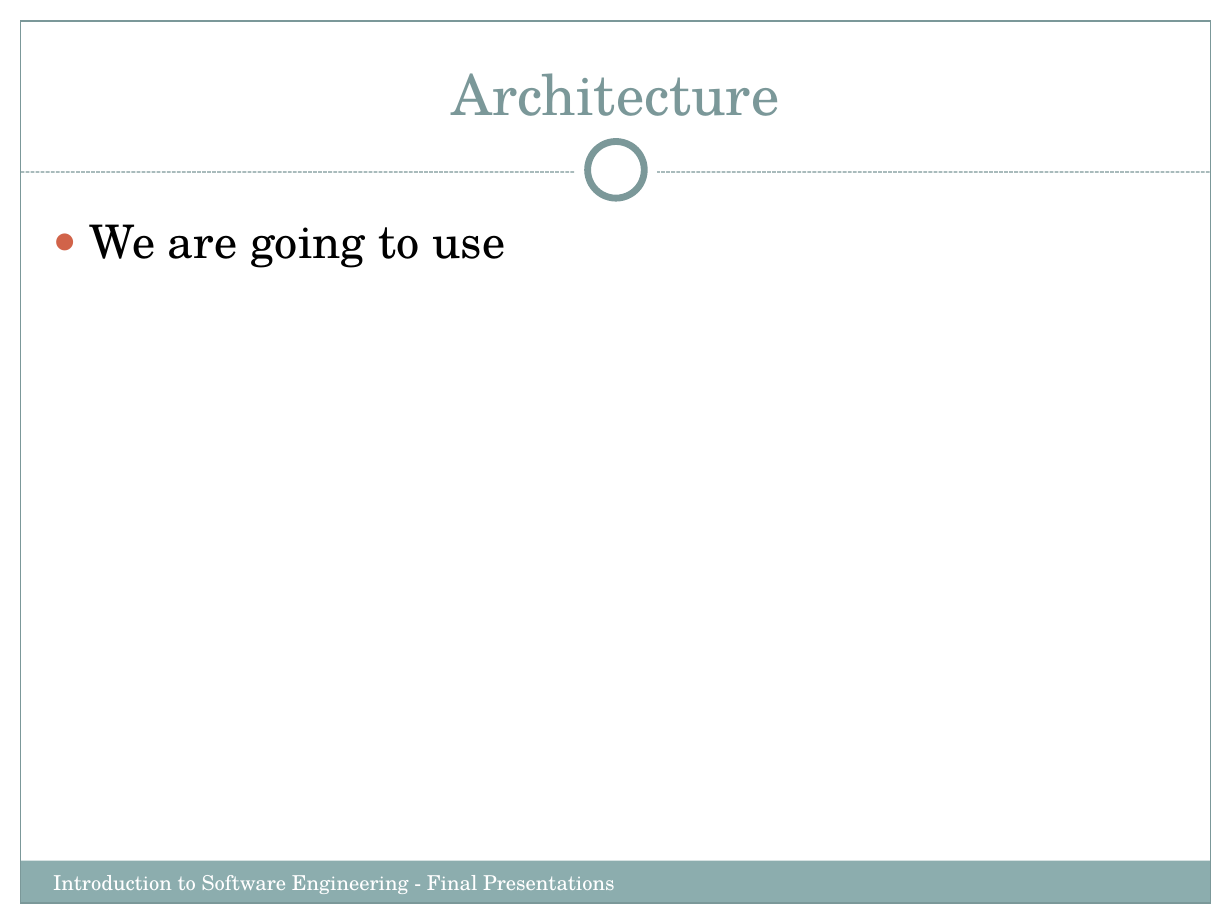
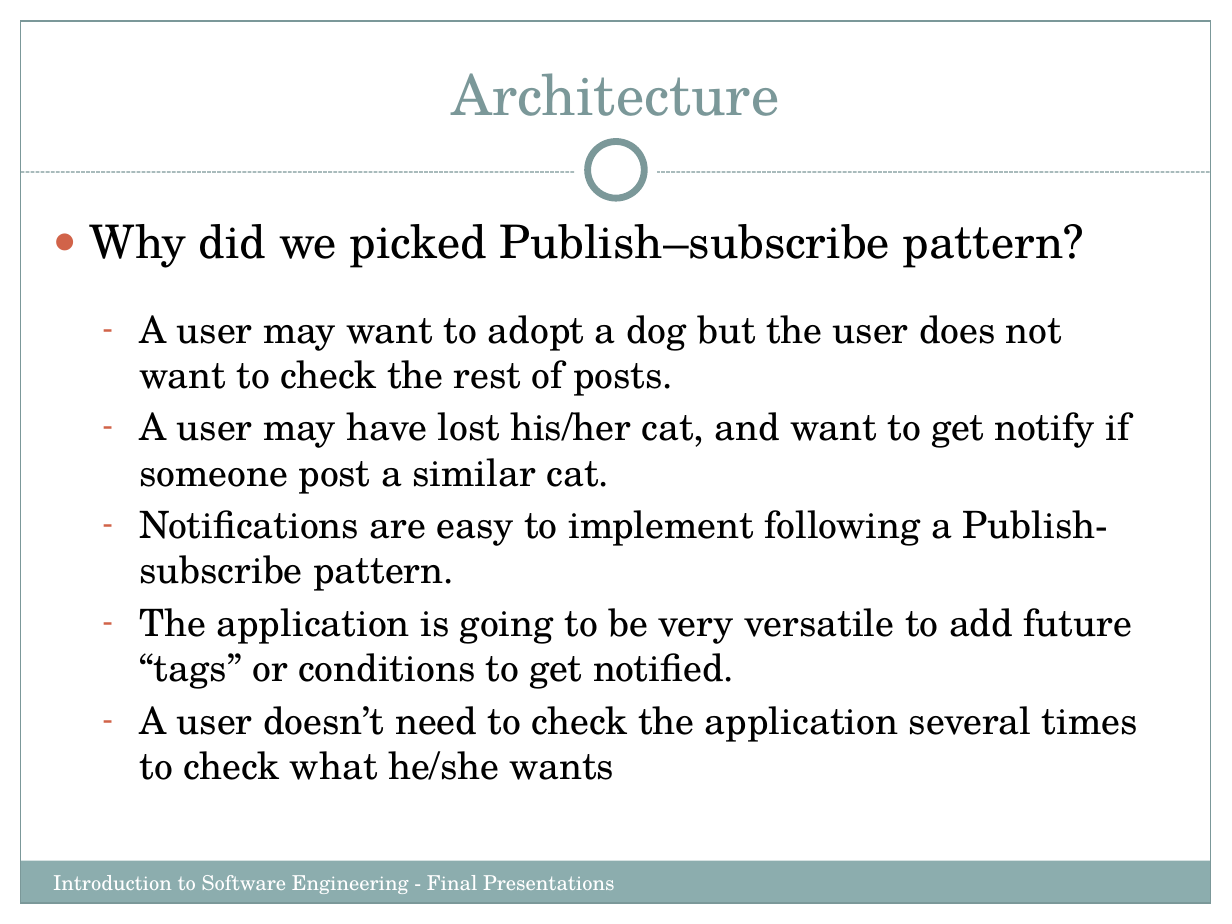
Before and after one commit to Sang712UMA/PetsApp, a slide deck: slide 3 of Presentation/AdrianSlides_WORKINPROGRESS.pptx (slide 2 before the commit). Drawn at 1232x924 pixels with LibreOffice and Linux fonts; fonts in the diff are those of the drawing. Boxes give left, top, right and bottom in pixels: in the first picture for what was removed or moved away, otherwise in the second. Text is boxed around its words. In the diff, an @@ line names an element or a change of style, - is before the commit and + after.

```diff
--- a/Presentation/AdrianSlides_WORKINPROGRESS.pptx
+++ b/Presentation/AdrianSlides_WORKINPROGRESS.pptx
@@ text at <box>90,224,1084,268</box>: text changed @@
-● We are going to use
+● Why did we picked Publish–subscribe pattern?
@@ text added at <box>139,315,1138,780</box>, 22 pt, text #000000 @@
+– A user may want to adopt a dog but the user does not want to check the rest of posts.
+– A user may have lost his/her cat, and want to get notify if someone post a similar cat.
+– Notifications are easy to implement following a Publish-subscribe pattern.
+– The application is going to be very versatile to add future “tags” or conditions to get notified.
+– A user doesn’t need to check the application several times to check what he/she wants
```
Also in this commit, not shown: 3 other slides changed, 7 slides added, 9 other files.
